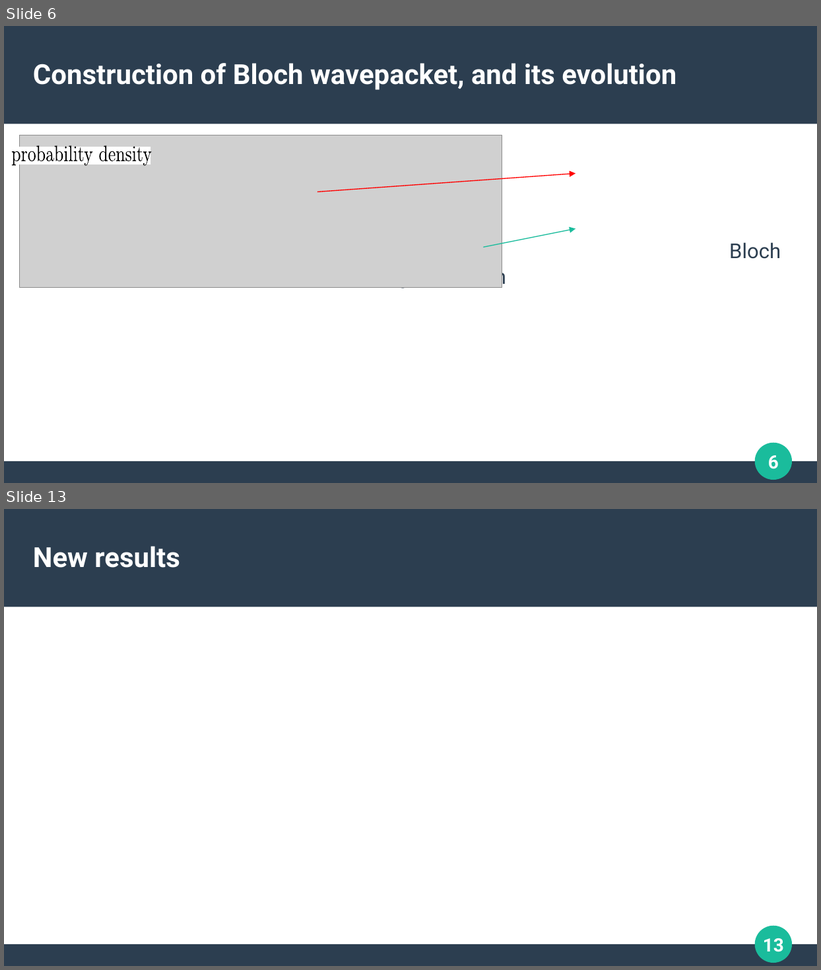
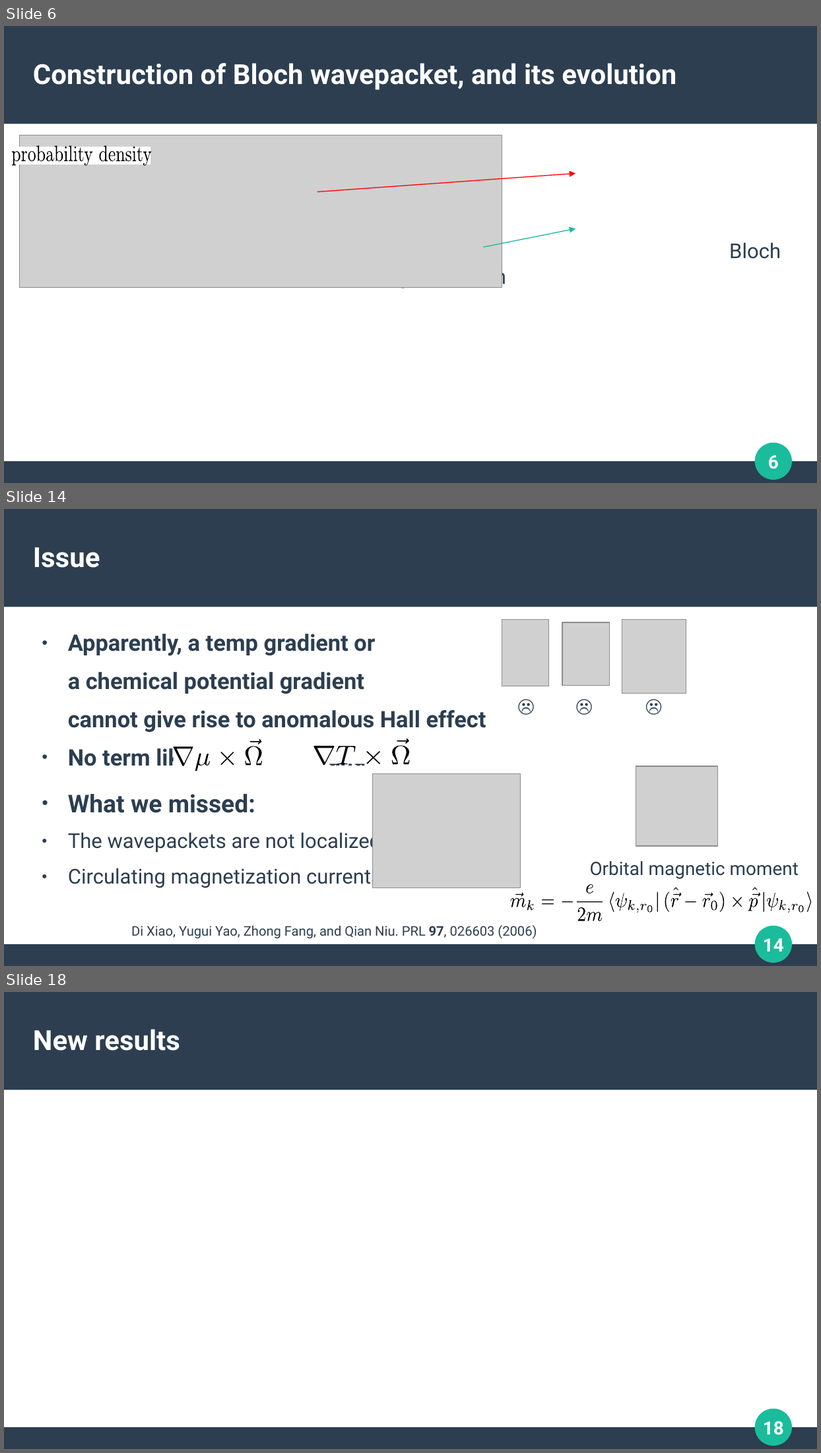
Before and after one commit to apandada1/bachelors-thesis, a slide deck: presentation/berry-transport.odp. Shown one above the other, each under a label of ours: slides 6 and 13 before the commit, slides 6, 14 and 18 after it; the slides between them are not shown. The pictures are 821x970 and 821x1453 pixels, drawn with LibreOffice and Linux fonts; fonts in the diff are those of the drawing; grey boxes stand for pictures. Boxes give left, top, right and bottom in pixels: in the first picture for what was removed or moved away, otherwise in the second. Text is boxed around its words. In the diff, an @@ line names an element or a change of style, - is before the commit and + after.

```diff
--- a/presentation/berry-transport.odp
+++ b/presentation/berry-transport.odp
@@ slide 14 added at <box>4,509,817,966</box>, background #FFFFFF; not listed: 4 template elements that a slide beside it also shows @@
@@ title added at <box>33,547,100,568</box>, 27 pt, text #FFFFFF, bold @@
+Issue
@@ picture added at <box>502,620,549,686</box> @@
@@ picture added at <box>562,623,610,686</box> @@
@@ picture added at <box>622,620,686,693</box> @@
@@ text added at <box>68,634,486,766</box>, 22.2 pt, text #2C3E50, bold @@
+● Apparently, a temp gradient or
+a chemical potential gradient
+cannot give rise to anomalous Hall effect
+● No term like and
@@ text added at <box>510,689,543,723</box>, 18 pt, text #2C3E50 @@
+☹️
@@ text added at <box>568,689,602,723</box>, 18 pt, text #2C3E50 @@
+☹️
@@ text added at <box>637,689,671,723</box>, 18 pt, text #2C3E50 @@
+☹️
@@ group added at <box>314,739,410,765</box>: 6 freeform shapes @@
@@ group added at <box>173,739,262,771</box>: 6 freeform shapes @@
@@ picture added at <box>373,774,521,889</box> @@
@@ picture added at <box>636,766,718,846</box> @@
@@ text added at <box>68,794,382,889</box>, 20 pt, text #2C3E50 @@
+● What we missed:
+● The wavepackets are not localized
+● Circulating magnetization currents
@@ text added at <box>590,861,799,879</box>, 18 pt, text #2C3E50 @@
+Orbital magnetic moment
@@ group added at <box>511,885,812,921</box>: 37 freeform shapes @@
@@ text added at <box>131,925,537,939</box>, 13 pt, text #2C3E50 @@
+Di Xiao, Yugui Yao, Zhong Fang, and Qian Niu. PRL 97, 026603 (2006)
@@ what was slide 13 is now slide 18 @@
@@ page number at <box>763,1422,784,1436</box>: text changed @@
-13
+18
```
Also in this commit, not shown: 6 slides changed, 4 other slides added.
